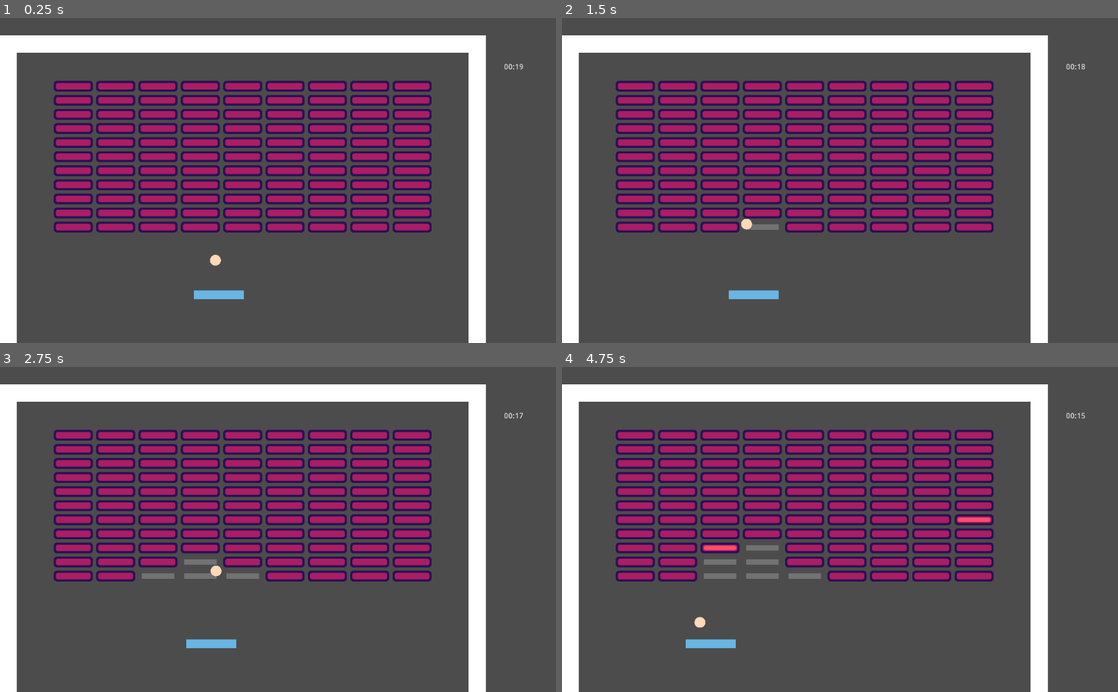
Above: before the commit, frames 1-4 (two rows, left to right).
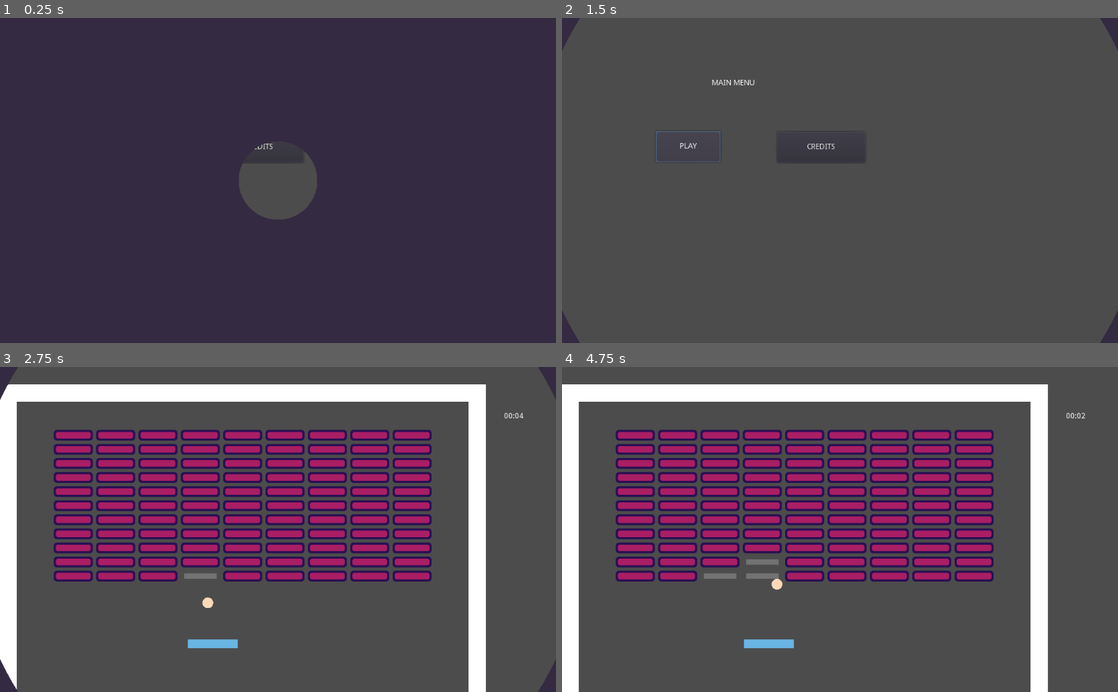
Above: after the commit, the same moments.

Repository: marc-hugh-tom/gmtk-game-jam-2023
Game: Godot game, scene res://scenes/SceneManager.tscn
Same seed, same stepped clock (60 frames per second), same inputs: the game is played once before the commit and once after it. Before the commit the project starts from res://scenes/GameState.tscn.
Inputs (mouse positions are in pixels of both pictures, inside the frame that each line leads up to):
- Up to frame 1 (0.25 s): no input
- Up to frame 2 (1.5 s): click (823, 148) at 0.5 s, where only the run after the commit has a clickable "CREDITS"; click (689, 148) at 1.25 s, where only the run after the commit has a clickable "PLAY"
- Up to frame 3 (2.75 s): click (127, 497) at 2 s, where only the run after the commit has a clickable "PLAY"
- Up to frame 4 (4.75 s): move the mouse to (962, 513) at 2.77 s; press the mouse at (962, 513) at 2.78 s; hold Right (ui_right) 2.78-3.53 s; move the mouse to (728, 545) at 3.52 s; release the mouse at (728, 545) at 3.53 s; hold Left (ui_left) 3.53-4.28 s; click (728, 545) at 3.6 s; move the mouse to (895, 458) at 4.27 s; press the mouse at (895, 458) at 4.28 s; hold Right (ui_right) from 4.28 s (still down)

The runs differ from the first frame. In frame 1, 97% of the frame differs, in the area x 0-100%, y 0-100%; in frame 2, 34%; in frame 3, 1.5%; in frame 4, 1.5%.

Commit message:
scene manager

Diff:
--- a/project.godot
+++ b/project.godot
@@ -11,7 +11,7 @@
 [application]
 
 config/name="gmtk-game-jam-2023"
-run/main_scene="res://scenes/GameState.tscn"
+run/main_scene="res://scenes/SceneManager.tscn"
 config/icon="res://icon.png"
 
 [autoload]
--- /dev/null
+++ b/scenes/Block.tscn
@@ -0,0 +1,19 @@
+[gd_scene load_steps=3 format=2]
+
+[ext_resource path="res://scripts/Block.gd" type="Script" id=1]
+
+[sub_resource type="RectangleShape2D" id=1]
+extents = Vector2( 36, 10 )
+
+[node name="Block" type="StaticBody2D" groups=["ball_collidable"]]
+script = ExtResource( 1 )
+
+[node name="ColorRect" type="ColorRect" parent="."]
+margin_left = -36.0
+margin_top = -10.0
+margin_right = 36.0
+margin_bottom = 10.0
+color = Color( 0.929412, 0.552941, 0.32549, 1 )
+
+[node name="CollisionShape2D" type="CollisionShape2D" parent="."]
+shape = SubResource( 1 )
--- /dev/null
+++ b/scenes/Credits.tscn
@@ -0,0 +1,22 @@
+[gd_scene load_steps=2 format=2]
+
+[ext_resource path="res://scripts/Credits.gd" type="Script" id=1]
+
+[node name="Credits" type="Node2D"]
+script = ExtResource( 1 )
+
+[node name="Label" type="Label" parent="."]
+margin_left = 424.0
+margin_top = 232.0
+margin_right = 464.0
+margin_bottom = 246.0
+text = "CREDITS"
+
+[node name="BackButton" type="Button" parent="."]
+margin_left = 350.0
+margin_top = 305.0
+margin_right = 519.0
+margin_bottom = 366.0
+text = "BACK"
+
+[connection signal="pressed" from="BackButton" to="." method="_on_BackButton_pressed"]
--- a/scenes/GameState.tscn
+++ b/scenes/GameState.tscn
@@ -16,7 +16,7 @@
 margin_bottom = 98.0
 
 [node name="WinCountdownTimer" type="Timer" parent="."]
-wait_time = 20.0
+wait_time = 5.0
 one_shot = true
 autostart = true
 
--- /dev/null
+++ b/scenes/MainMenu.tscn
@@ -0,0 +1,30 @@
+[gd_scene load_steps=2 format=2]
+
+[ext_resource path="res://scripts/MainMenu.gd" type="Script" id=1]
+
+[node name="MainMenu" type="Node2D"]
+script = ExtResource( 1 )
+
+[node name="Label" type="Label" parent="."]
+margin_left = 276.0
+margin_top = 113.0
+margin_right = 316.0
+margin_bottom = 127.0
+text = "MAIN MENU"
+
+[node name="PlayButton" type="Button" parent="."]
+margin_left = 173.0
+margin_top = 209.0
+margin_right = 292.0
+margin_bottom = 266.0
+text = "PLAY"
+
+[node name="CreditsButton" type="Button" parent="."]
+margin_left = 396.0
+margin_top = 210.0
+margin_right = 559.0
+margin_bottom = 267.0
+text = "CREDITS"
+
+[connection signal="pressed" from="PlayButton" to="." method="_on_PlayButton_pressed"]
+[connection signal="pressed" from="CreditsButton" to="." method="_on_CreditsButton_pressed"]
--- /dev/null
+++ b/scenes/SceneManager.tscn
@@ -0,0 +1,9 @@
+[gd_scene load_steps=3 format=2]
+
+[ext_resource path="res://scripts/SceneManager.gd" type="Script" id=1]
+[ext_resource path="res://scenes/SceneTransition.tscn" type="PackedScene" id=2]
+
+[node name="SceneManager" type="Node2D"]
+script = ExtResource( 1 )
+
+[node name="SceneTransition" parent="." instance=ExtResource( 2 )]
--- /dev/null
+++ b/scenes/SceneTransition.tscn
@@ -0,0 +1,56 @@
+[gd_scene load_steps=4 format=2]
+
+[ext_resource path="res://scripts/SceneTransition.gd" type="Script" id=1]
+
+[sub_resource type="Shader" id=1]
+code = "shader_type canvas_item;
+render_mode unshaded;
+
+uniform float t : hint_range(0.0, 1.0);
+uniform vec2 center;
+uniform vec2 resolution;
+
+float calc_max_distance(vec2 c, vec2 r)
+{
+	return(
+		max(
+			max(
+				distance(c, vec2(0.0)),
+				distance(c, vec2(0.0, r.y))
+			),
+			max(
+				distance(c, vec2(r.x, 0.0)),
+				distance(c, r)
+			)
+		)
+	);
+}
+
+void fragment()
+{
+	float alpha = 1.0;
+	if (distance(center, UV * resolution) <= calc_max_distance(center, resolution) * t) {
+		alpha = 0.0;
+	}
+	COLOR = vec4(COLOR.rgb, alpha);
+}
+"
+
+[sub_resource type="ShaderMaterial" id=2]
+shader = SubResource( 1 )
+shader_param/t = 0.5
+shader_param/center = Vector2( 512, 300 )
+shader_param/resolution = Vector2( 1024, 600 )
+
+[node name="SceneTransition" type="Node2D"]
+z_index = 100
+script = ExtResource( 1 )
+
+[node name="ColorRect" type="ColorRect" parent="."]
+material = SubResource( 2 )
+margin_right = 1024.0
+margin_bottom = 600.0
+mouse_filter = 2
+color = Color( 0.207843, 0.168627, 0.258824, 1 )
+
+[node name="Tween" type="Tween" parent="."]
--- /dev/null
+++ b/scenes/Win.tscn
@@ -0,0 +1,22 @@
+[gd_scene load_steps=2 format=2]
+
+[ext_resource path="res://scripts/Win.gd" type="Script" id=1]
+
+[node name="Win" type="Node2D"]
+script = ExtResource( 1 )
+
+[node name="Label" type="Label" parent="."]
+margin_left = 407.0
+margin_top = 218.0
+margin_right = 605.0
+margin_bottom = 277.0
+text = "WIN"
+
+[node name="MainMenuButton" type="Button" parent="."]
+margin_left = 434.0
+margin_top = 290.0
+margin_right = 616.0
+margin_bottom = 385.0
+text = "MAIN MENU"
+
+[connection signal="pressed" from="MainMenuButton" to="." method="_on_MainMenuButton_pressed"]
--- /dev/null
+++ b/scripts/Credits.gd
@@ -0,0 +1,6 @@
+extends Node2D
+
+signal start_menu
+
+func _on_BackButton_pressed():
+	emit_signal("start_menu")
--- a/scripts/GameState.gd
+++ b/scripts/GameState.gd
@@ -2,6 +2,8 @@
 
 onready var timer_label = $TimerLabel
 onready var win_countdown_timer = $WinCountdownTimer
+
+signal win
 
 func _ready():
 	$GameContainer.connect("no_blocks", self, "_no_blocks_callback")
@@ -13,7 +15,7 @@
 
 
 func _on_WinCountdownTimer_timeout():
-	print("win!")
+	emit_signal("win")
 
 func _no_blocks_callback():
 	print("lose")
--- /dev/null
+++ b/scripts/MainMenu.gd
@@ -0,0 +1,11 @@
+extends Node2D
+
+signal play
+signal start_credits
+
+func _on_PlayButton_pressed():
+	emit_signal("play")
+
+
+func _on_CreditsButton_pressed():
+	emit_signal("start_credits")
--- /dev/null
+++ b/scripts/SceneManager.gd
@@ -0,0 +1,86 @@
+extends Node2D
+
+const menu_scene = preload("res://scenes/MainMenu.tscn")
+const credits_scene = preload("res://scenes/Credits.tscn")
+const win_scene = preload("res://scenes/Win.tscn")
+const scene_transition = preload("res://scenes/SceneTransition.tscn")
+const game_scene = preload("res://scenes/GameState.tscn")
+
+const CENTRE = Vector2(512, 300)
+
+func _ready():
+	pause_mode = PAUSE_MODE_PROCESS
+	deferred_start_menu()
+
+# Start first level
+func play():
+	initiate_fade_to_black("deferred_start_level")
+
+func deferred_start_level():
+	clear_scene()
+	var game = game_scene.instance()
+	game.connect("win", self, "start_win_screen")
+	add_child(game)
+	initiate_fade_to_transparent("remove_transition_overlay")
+
+# MainMenu
+func start_menu():
+	if not has_node("SceneTransition"):
+		initiate_fade_to_black("deferred_start_menu")
+
+func deferred_start_menu():
+	clear_scene()
+	var menu = menu_scene.instance()
+	menu.connect("play", self, "play")
+	menu.connect("start_credits", self, "start_credits")
+	add_child(menu)
+	initiate_fade_to_transparent("remove_transition_overlay")
+
+# CreditsState
+func start_credits():
+	if not has_node("SceneTransition"):
+		initiate_fade_to_black("deferred_start_credits")
+
+func deferred_start_credits():
+	clear_scene()
+	var credits = credits_scene.instance()
+	credits.connect("start_menu", self, "start_menu")
+	add_child(credits)
+	initiate_fade_to_transparent("remove_transition_overlay")
+
+# WinScreen
+func start_win_screen():
+	if not has_node("SceneTransition"):
+		initiate_fade_to_black("deferred_start_win_screen")
+
+func deferred_start_win_screen():
+	clear_scene()
+	var win = win_scene.instance()
+	win.connect("start_menu", self, "start_menu")
+	add_child(win)
+	initiate_fade_to_transparent("remove_transition_overlay")
+
+# Transition functions
+func clear_scene():
+	for child in get_children():
+		child.free()
+
+func initiate_fade_to_black(input_callback_str):
+	var transition = scene_transition.instance()
+	transition.set_to_transparent()
+	transition.connect("transition_finished", self, "transition_finished_callback")
+	add_child(transition)
+	transition.fade_to_black(input_callback_str, CENTRE)
+
+func initiate_fade_to_transparent(input_callback_str):
+	var transition = scene_transition.instance()
+	transition.set_to_black()
+	transition.connect("transition_finished", self, "transition_finished_callback")
+	add_child(transition)
+	transition.fade_to_transparent(input_callback_str, CENTRE)
+
+func transition_finished_callback(callback_str):
+	call_deferred(callback_str)
+
+func remove_transition_overlay():
+	$SceneTransition.queue_free()
--- /dev/null
+++ b/scripts/SceneTransition.gd
@@ -0,0 +1,35 @@
+extends Node2D
+
+signal transition_finished
+
+var transition_speed = 0.8
+
+var callback_function_str
+
+func _ready():
+	$ColorRect.rect_size = $ColorRect.get_viewport_rect().size
+	$ColorRect.get_material().set_shader_param("resolution", $ColorRect.rect_size)
+	var _discard = $Tween.connect("tween_completed", self, "transition_finished_callback")
+
+func set_to_black():
+	$ColorRect.get_material().set_shader_param("t", 0.0)
+
+func set_to_transparent():
+	$ColorRect.get_material().set_shader_param("t", 1.0)
+
+func fade_to_black(input_callback_function_str, focus_point):
+	$ColorRect.get_material().set_shader_param("center", focus_point)
+	$Tween.interpolate_property($ColorRect.get_material(), "shader_param/t",
+		1.0, 0.0, transition_speed, Tween.TRANS_CUBIC, Tween.EASE_IN_OUT)
+	$Tween.start()
+	callback_function_str = input_callback_function_str
+
+func fade_to_transparent(input_callback_function_str, focus_point):
+	$ColorRect.get_material().set_shader_param("center", focus_point)
+	$Tween.interpolate_property($ColorRect.get_material(), "shader_param/t",
+		0.0, 1.0, transition_speed, Tween.TRANS_CUBIC, Tween.EASE_IN_OUT)
+	$Tween.start()
+	callback_function_str = input_callback_function_str
+
+func transition_finished_callback(_object, _key):
+	emit_signal("transition_finished", callback_function_str)
--- /dev/null
+++ b/scripts/Win.gd
@@ -0,0 +1,6 @@
+extends Node2D
+
+signal start_menu
+
+func _on_MainMenuButton_pressed():
+	emit_signal("start_menu")
